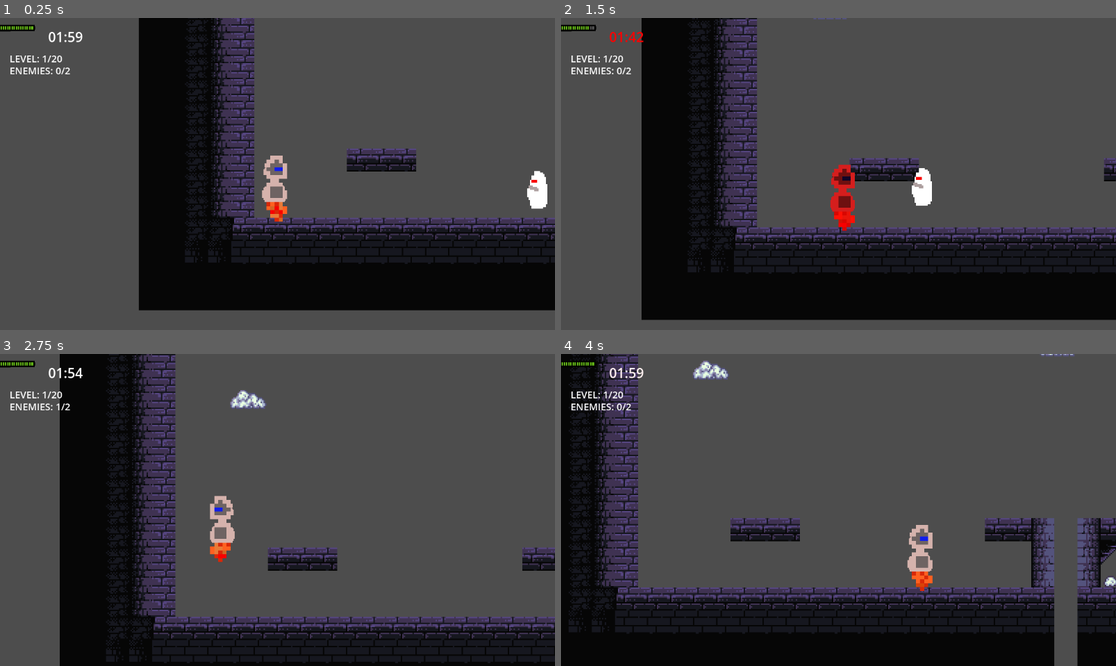
Above: before the commit, frames 1-4 (two rows, left to right).
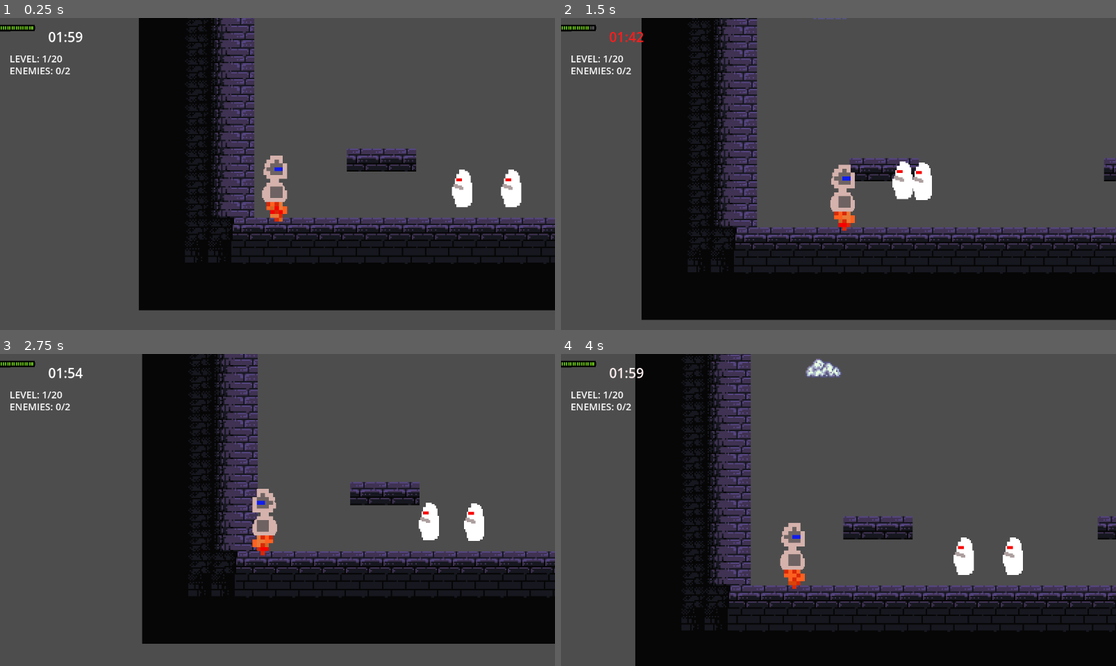
Above: after the commit, the same moments.

Repository: qvix-sh4de/Time-Is-Of-The-Essence
Game: Godot game, scene res://Scenes/game.tscn
Two runs of this game, one before a commit and one after it. Both use one fixed random seed, a clock stepped at 60 frames per second and the inputs below.
Inputs:
- Up to frame 1 (0.25 s): no input
- Up to frame 2 (1.5 s): tap Enter (ui_accept) at 0.5, 0.77 s; hold Right (ui_right) from 0.53 s (still down); tap F at 0.6 s; tap G at 0.8, 1.35 s
- Up to frame 3 (2.75 s): tap Enter (ui_accept) at 1.52 s; tap R at 1.55, 2.1 s; release Right (ui_right) at 2.03 s; hold Left (ui_left) from 2.03 s (still down); tap F at 2.3 s
- Up to frame 4 (4 s): release Left (ui_left) at 2.78 s; hold Right (ui_right) from 2.78 s (still down); tap F at 2.85 s; tap Enter (ui_accept) at 3.02, 3.77 s; tap G at 3.05, 3.6 s; tap R at 3.8 s

The runs differ from the first frame. In frame 1, 1.1% of the frame differs, in the area x 81-99%, y 48-62%; in frame 2, 1.3%; in frame 3, 56%, in the area x 10-100%, y 0-100%; in frame 4, 42%.

Commit message:
Respawn Feature

Diff:
--- a/Scenes/game.tscn
+++ b/Scenes/game.tscn
@@ -900,7 +900,7 @@
 position_smoothing_speed = 3.0
 
 [node name="Enemy" parent="." instance=ExtResource("4_wowpa")]
-position = Vector2(250, 113)
+position = Vector2(232, 112)
 
 [node name="AudioStreamPlayer2D" type="AudioStreamPlayer2D" parent="."]
 position = Vector2(-6, 1)
@@ -915,4 +915,7 @@
 position = Vector2(698.5, 62)
 shape = SubResource("RectangleShape2D_3dryh")
 
+[node name="Enemy2" parent="." instance=ExtResource("4_wowpa")]
+position = Vector2(198, 112)
+
 [connection signal="body_entered" from="Area2D" to="." method="_on_area_2d_body_entered"]
--- a/Scripts/enemy.gd
+++ b/Scripts/enemy.gd
@@ -1,5 +1,5 @@
 # enemy.gd
-# Complete enemy AI with player tracking, combat, and game integration
+# Complete enemy AI with hide/show system for death and respawn
 extends CharacterBody2D
 
 @export var speed: float = 70.0
@@ -11,11 +11,17 @@
 var main_game: Node2D
 var can_attack: bool = true
 var attack_cooldown: float = 2.0
+var starting_position: Vector2
+var is_alive: bool = true  # Track if enemy is active
 
 @onready var attack_timer = Timer.new()
 
 func _ready():
 	add_to_group("enemies")
+
+	# Store starting position
+	starting_position = global_position
+	print("Enemy starting position stored: ", starting_position)
 
 	# Find main game for enemy defeat reporting
 	main_game = get_node("/root/Game")
@@ -23,7 +29,7 @@
 		main_game = get_parent()
 
 	# Auto-find player
-	await get_tree().process_frame  # Wait one frame for everything to load
+	await get_tree().process_frame
 	target = get_tree().get_first_node_in_group("player")
 
 	if target:
@@ -38,6 +44,10 @@
 	attack_timer.timeout.connect(_on_attack_ready)
 
 func _physics_process(delta):
+	# Don't do anything if dead/hidden
+	if not is_alive:
+		return
+
 	if not target:
 		return
 
@@ -53,7 +63,7 @@
 		var direction = (target.global_position - global_position).normalized()
 		velocity = direction * speed
 
-		# Face the player WITHOUT using look_at() or scale flipping
+		# Face the player without rotation glitches
 		if has_node("Sprite2D"):
 			var sprite = $Sprite2D
 			if target.global_position.x > global_position.x:
@@ -70,7 +80,8 @@
 		move_and_slide()
 
 func attack_player():
-	if not can_attack:
+	# Don't attack if dead/hidden
+	if not is_alive or not can_attack:
 		return
 
 	print("Enemy attacks player!")
@@ -82,6 +93,10 @@
 		target.take_hit("enemy")
 
 func take_damage(amount: int = 1):
+	# Don't take damage if already dead/hidden
+	if not is_alive:
+		return
+
 	health -= amount
 	print("Enemy took damage! Health: ", health)
 
@@ -100,10 +115,59 @@
 	if main_game and main_game.has_method("enemy_defeated"):
 		main_game.enemy_defeated()
 
-	# Death effect
-	var tween = create_tween()
-	tween.tween_property(self, "scale", Vector2.ZERO, 0.3)
-	tween.tween_callback(queue_free)
+	# Hide enemy instead of destroying
+	hide_enemy()
+
+func hide_enemy():
+	print("Enemy hiding...")
+	is_alive = false
+	visible = false
+
+	# Stop all processing
+	set_physics_process(false)
+	set_process(false)
+
+	# Clear velocity and move off-screen
+	velocity = Vector2.ZERO
+	global_position = Vector2(-1000, -1000)
+
+	# Stop attack timer
+	if attack_timer:
+		attack_timer.stop()
+
+	# Reset attack capability
+	can_attack = true
+
+func show_enemy():
+	print("Enemy respawning...")
+	is_alive = true
+	visible = true
+
+	# Resume processing
+	set_physics_process(true)
+	set_process(true)
+
+	# Reset position and properties
+	global_position = starting_position
+	velocity = Vector2.ZERO
+	health = 1
+	can_attack = true
+	modulate = Color.WHITE
+	scale = Vector2.ONE
+
+	# Reset sprite facing
+	if has_node("Sprite2D"):
+		$Sprite2D.flip_h = false
+	elif has_node("AnimatedSprite2D"):
+		$AnimatedSprite2D.flip_h = false
+
+	print("Enemy respawned at: ", starting_position)
+
+func reset_to_start():
+	# Always show and reset enemy when level restarts
+	show_enemy()
 
 func _on_attack_ready():
-	can_attack = true
+	# Only allow attacks if alive
+	if is_alive:
+		can_attack = true
--- a/Scripts/game.gd
+++ b/Scripts/game.gd
@@ -1,5 +1,5 @@
 # game.gd
-# Complete Robot Time Attack Game
+# Complete Robot Time Attack Game with reset functionality
 extends Node2D
 
 # Game state variables
@@ -147,11 +147,33 @@
 	print("Time limit: %.1fs" % game_time)
 	print("Required enemies: %d" % required_enemies)
 
+	# Reset all entities to starting positions
+	reset_all_entities()
+
 func restart_level():
 	enemies_defeated = 0
 	level_start_time = max(60.0, 120.0 - (current_level - 1) * 3.0)
 	game_time = level_start_time
 	is_game_running = true
+
+	# Reset all entities to starting positions
+	reset_all_entities()
+
+func reset_all_entities():
+	# Reset player to starting position
+	var player = get_tree().get_first_node_in_group("player")
+	if player and player.has_method("reset_to_start"):
+		player.reset_to_start()
+
+	# Reset all enemies to starting positions
+	var enemies = get_tree().get_nodes_in_group("enemies")
+	print("Resetting ", enemies.size(), " enemies to starting positions")
+
+	for enemy in enemies:
+		if enemy.has_method("reset_to_start"):
+			enemy.reset_to_start()
+
+	print("All entities reset to starting positions!")
 
 func game_over():
 	is_game_running = false
--- a/Scripts/player.gd
+++ b/Scripts/player.gd
@@ -1,5 +1,5 @@
 # player.gd
-# Complete robot player with combat and time penalties
+# Complete robot player with combat, time penalties, and reset functionality
 extends CharacterBody2D
 
 # Movement settings
@@ -12,6 +12,9 @@
 var is_invincible: bool = false
 var invincibility_time: float = 1.0
 
+# Reset functionality
+var starting_position: Vector2
+
 # References
 var main_game: Node2D
 @onready var animated_sprite = $AnimatedSprite2D
@@ -20,6 +23,10 @@
 
 func _ready():
 	add_to_group("player")
+
+	# Store starting position
+	starting_position = global_position
+	print("Player starting position stored: ", starting_position)
 
 	# Find main game node
 	main_game = get_node("/root/Game")
@@ -81,14 +88,11 @@
 
 	for enemy in enemies:
 		var distance = global_position.distance_to(enemy.global_position)
-		print("Distance to enemy: ", distance)
 
 		if distance < 80:  # Attack range
 			print("ENEMY HIT!")
 			if enemy.has_method("take_damage"):
 				enemy.take_damage(1)
-			else:
-				print("Enemy missing take_damage method")
 
 func special_action():
 	print("Robot special action!")
@@ -97,8 +101,6 @@
 	if main_game and main_game.has_method("apply_time_penalty"):
 		main_game.apply_time_penalty("special")
 		print("Special action cost 3 seconds!")
-
-	# Add special action effects here (dash, shield, etc.)
 
 func take_hit(damage_source: String = "enemy"):
 	if is_invincible:
@@ -117,6 +119,22 @@
 
 	# Visual feedback
 	_show_hit_effect()
+
+func reset_to_start():
+	global_position = starting_position
+	velocity = Vector2.ZERO
+	is_invincible = false
+
+	# Reset visual effects
+	if animated_sprite:
+		animated_sprite.modulate = Color.WHITE
+		animated_sprite.flip_h = false
+
+	# Stop timers
+	if hit_timer:
+		hit_timer.stop()
+
+	print("Player reset to starting position: ", starting_position)
 
 func _show_hit_effect():
 	# Flash red
